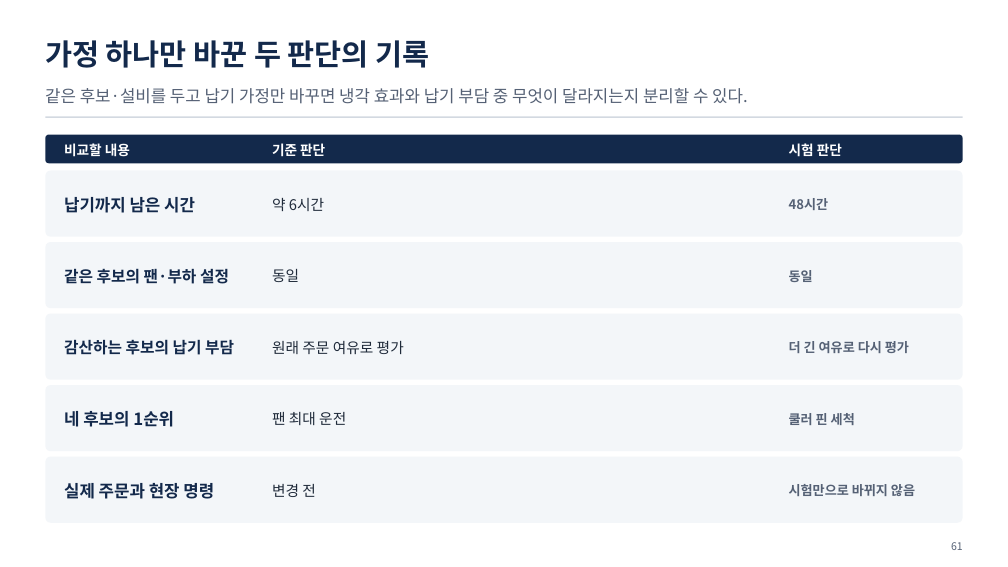
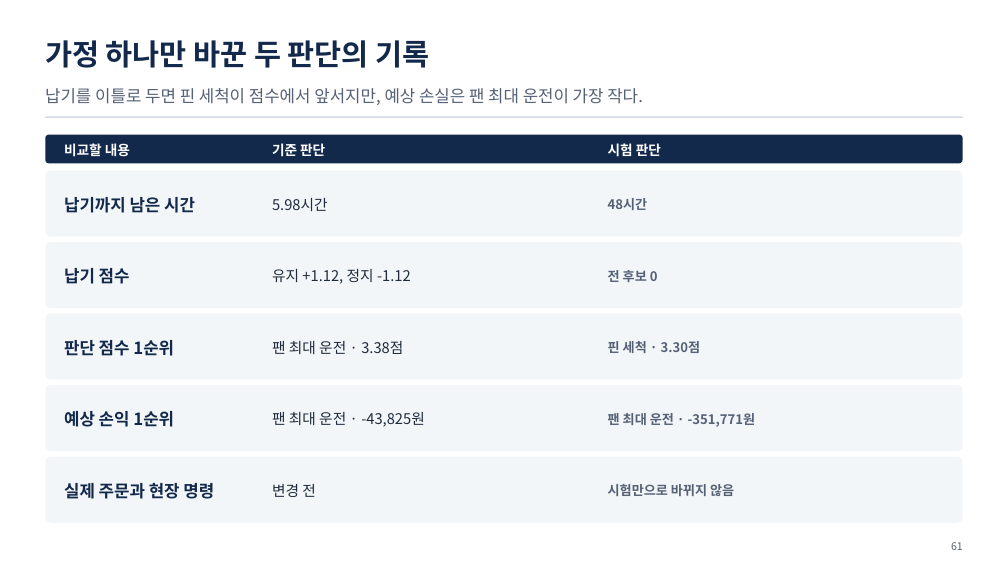
Before and after one commit to uengine-oss/hyd-iot-edu, a slide deck: slide 61 of workspace/강의제작/산출물/통합반/이론/03회차/통합반_03일차.pptx. Drawn at 1008x567 pixels with LibreOffice and Linux fonts; fonts in the diff are those of the drawing. Boxes give left, top, right and bottom in pixels: in the first picture for what was removed or moved away, otherwise in the second. Text is boxed around its words. In the diff, an @@ line names an element or a change of style, - is before the commit and + after.

Commit message:
통합반 3회차 42~62장 성과 비교 덱·낭독을 실제 원화 손익과 기준 렌더로 검토·수정

```diff
--- a/workspace/강의제작/산출물/통합반/이론/03회차/통합반_03일차.pptx
+++ b/workspace/강의제작/산출물/통합반/이론/03회차/통합반_03일차.pptx
@@ text at <box>45,88,643,105</box>: text changed @@
-같은 후보·설비를 두고 납기 가정만 바꾸면 냉각 효과와 납기 부담 중 무엇이 달라지는지 분리할 수 있다.
+납기를 이틀로 두면 핀 세척이 점수에서 앞서지만, 예상 손실은 팬 최대 운전이 가장 작다.
@@ text "시험 판단": place and size @@
-text "시험 판단" at <box>789,143,842,157</box>
+text "시험 판단" at <box>608,143,661,157</box>
@@ text "48시간": place and size @@
-text "48시간" at <box>789,198,829,210</box>
+text "48시간" at <box>608,198,648,210</box>
@@ text at <box>272,198,328,211</box>: text changed @@
-약 6시간
+5.98시간
@@ text at <box>64,268,130,284</box>: text changed; size 15 to 16 pt @@
-같은 후보의 팬·부하 설정
+납기 점수
@@ text at <box>272,269,411,284</box>: text changed @@
-동일
+유지 +1.12, 정지 -1.12
@@ text at <box>608,270,658,282</box>: text changed @@
-동일
+전 후보 0
@@ text at <box>64,340,174,356</box>: text changed; size 15 to 16 pt @@
-감산하는 후보의 납기 부담
+판단 점수 1순위
@@ text at <box>272,341,403,354</box>: text changed @@
-원래 주문 여유로 평가
+팬 최대 운전 · 3.38점
@@ text at <box>608,341,701,353</box>: text changed @@
-더 긴 여유로 다시 평가
+핀 세척 · 3.30점
@@ text at <box>64,411,174,427</box>: text changed @@
-네 후보의 1순위
+예상 손익 1순위
@@ text at <box>272,412,425,427</box>: text changed @@
-팬 최대 운전
+팬 최대 운전 · -43,825원
@@ text at <box>608,413,756,427</box>: text changed @@
-쿨러 핀 세척
+팬 최대 운전 · -351,771원
@@ text "시험만으로 바뀌지 않음": place and size @@
-text "시험만으로 바뀌지 않음" at <box>789,484,915,496</box>
+text "시험만으로 바뀌지 않음" at <box>608,484,734,496</box>
```
Also in this commit, not shown: 12 other slides changed, 35 other files.
